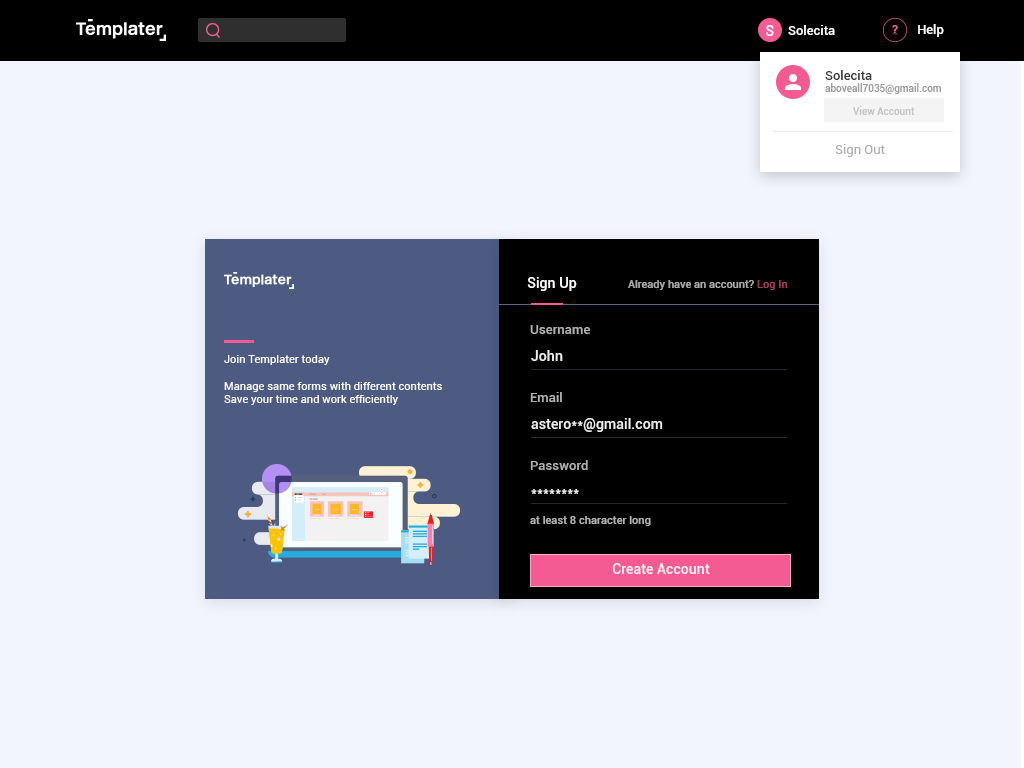
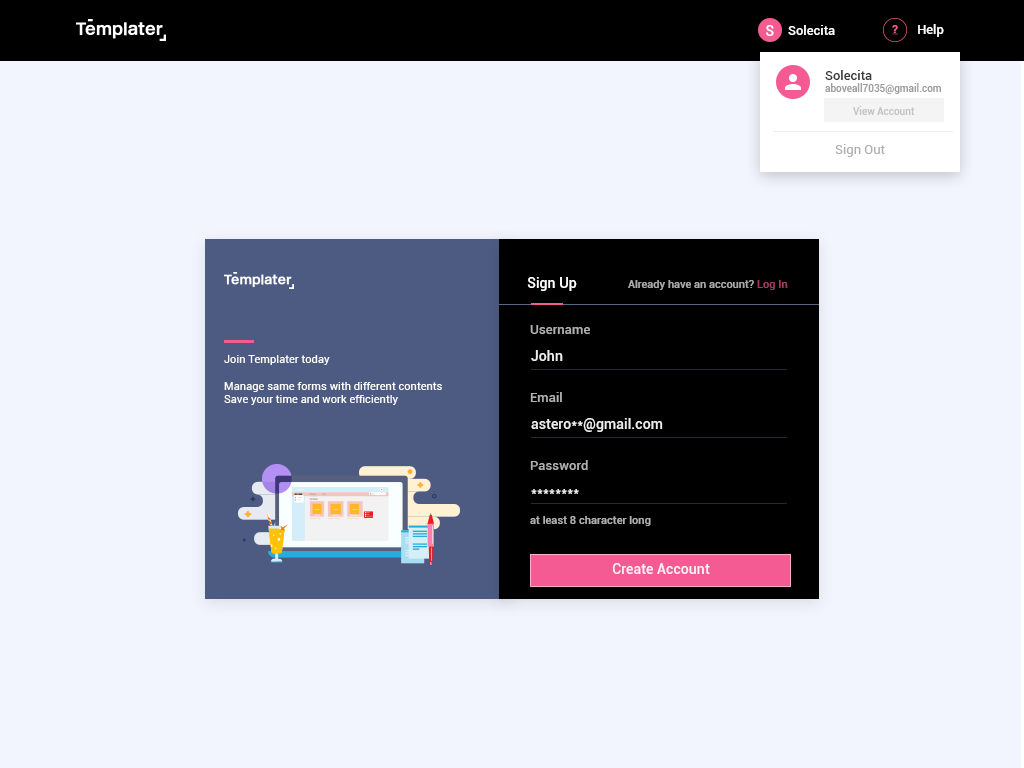
Revision of a layered 1024 x 768 image; what changed, layer by layer:
removed layer "search" from group "top menu" over [206, 23, 220, 38]
removed layer "Input" from group "top menu" over [198, 18, 346, 42]
